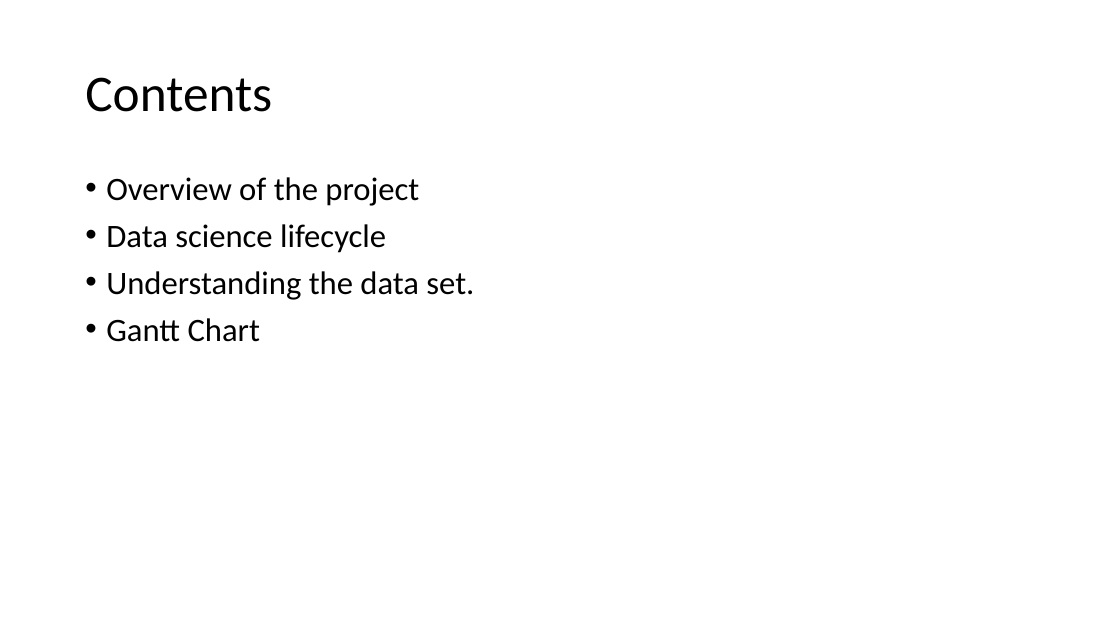
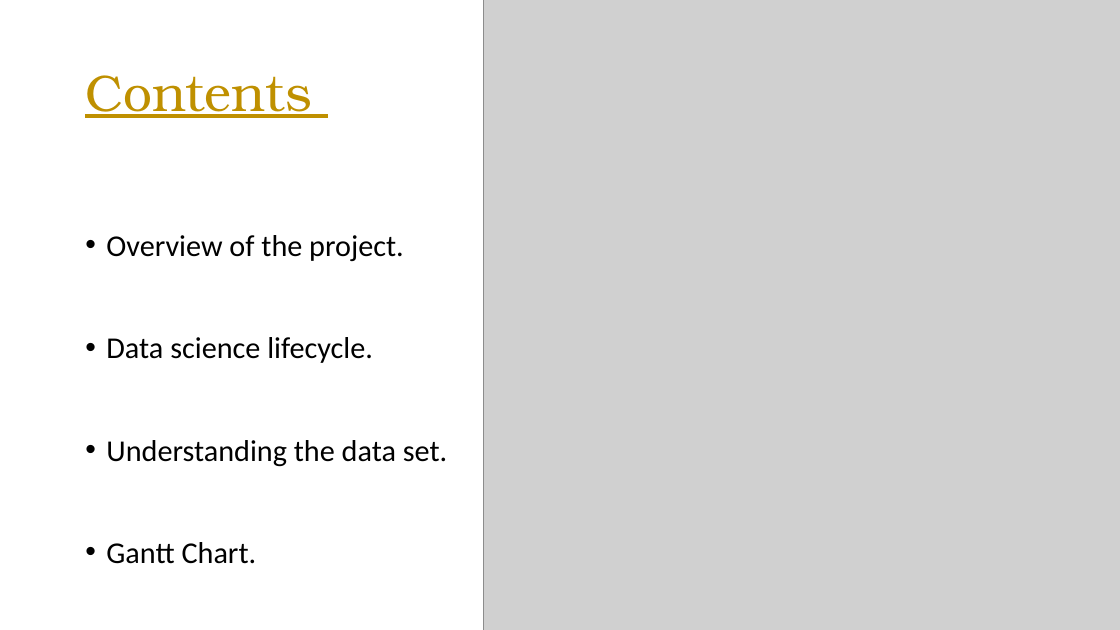
Before and after one commit to Mohamed-Maaz-Rehan/Telecom-Churn-Prediction, a slide deck: slide 2 of STEP (Churning).pptx. Drawn at 1120x630 pixels with LibreOffice and Linux fonts; fonts in the diff are those of the drawing; grey boxes stand for pictures. Boxes give left, top, right and bottom in pixels: in the first picture for what was removed or moved away, otherwise in the second. Text is boxed around its words. In the diff, an @@ line names an element or a change of style, - is before the commit and + after.

```diff
--- a/STEP (Churning).pptx
+++ b/STEP (Churning).pptx
@@ picture added at [484, 0, 1120, 630] @@
@@ title "Contents" at [85, 75, 311, 118]: font Calibri to TeX Gyre Bonum, text colour #000000 to #BF9000, underline on @@
@@ text at [106, 235, 404, 363]: text changed; size 28 to 25.9 pt @@
-• Overview of the project
-• Data science lifecycle
+• Overview of the project.
+• Data science lifecycle.
@@ text at [106, 440, 447, 467]: size 28 to 25.9 pt in "Understanding the data set."; line spacing 0.9 to 2.5 @@
@@ text at [106, 542, 257, 564]: text changed; size 28 to 25.9 pt @@
-• Gantt Chart
+• Gantt Chart.
```
Also in this commit, not shown: 6 other slides changed, 1 slide removed.
